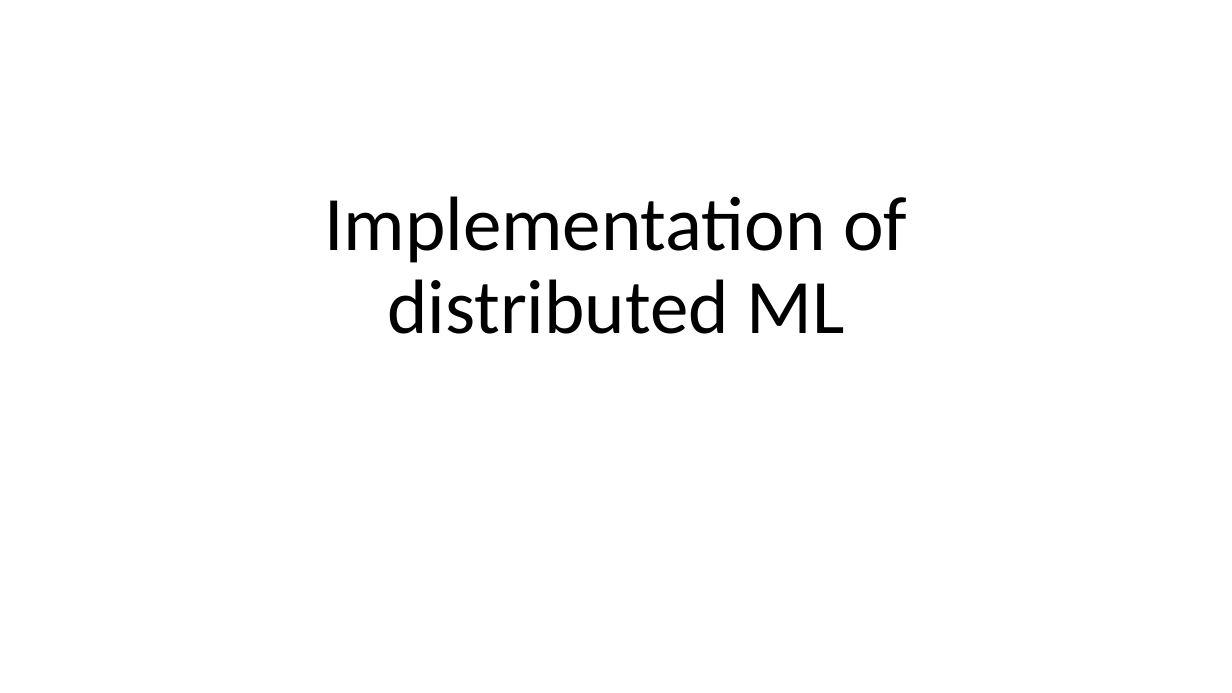
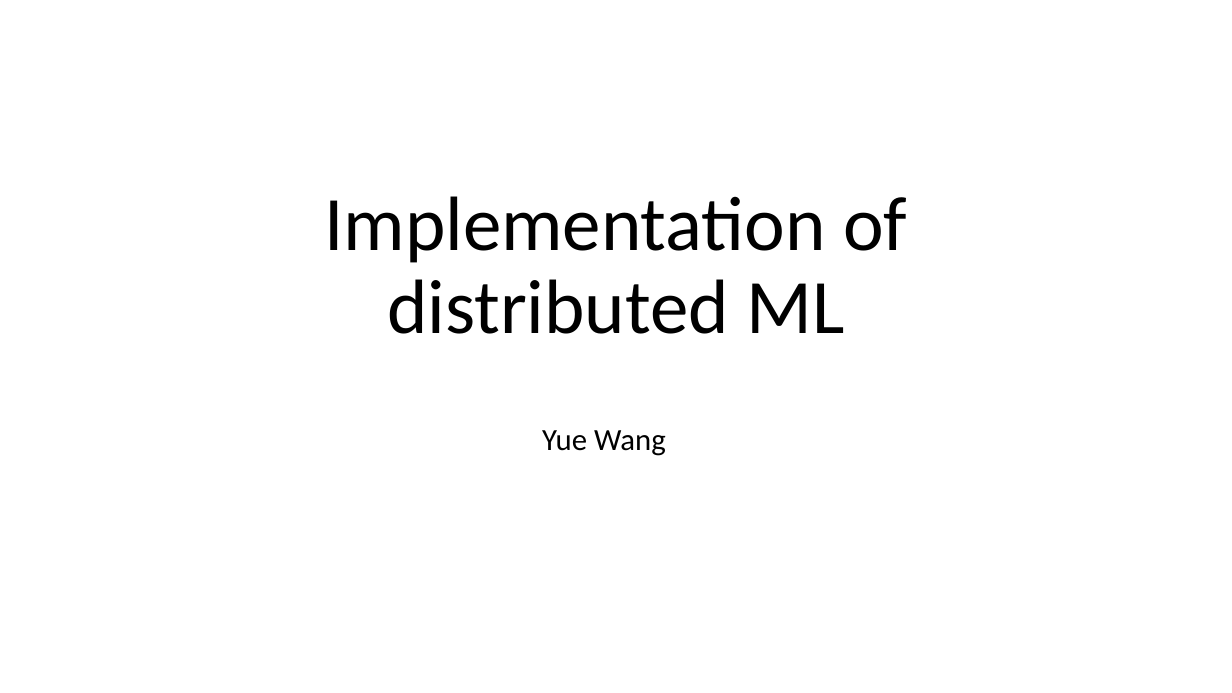
Before and after one commit to xfdywy/Optimization, a slide deck: slide 1 of distributed ML implementation.pptx. Drawn at 1232x693 pixels with LibreOffice and Linux fonts; fonts in the diff are those of the drawing. Boxes give left, top, right and bottom in pixels: in the first picture for what was removed or moved away, otherwise in the second. Text is boxed around its words. In the diff, an @@ line names an element or a change of style, - is before the commit and + after.

```diff
--- a/distributed ML implementation.pptx
+++ b/distributed ML implementation.pptx
@@ subtitle added at bbox=[542, 430, 666, 456], 24 pt, text #000000 @@
+Yue Wang
```
Also in this commit, not shown: 10 other slides changed, 4 slides added, 2 slides removed, 1 other file.
